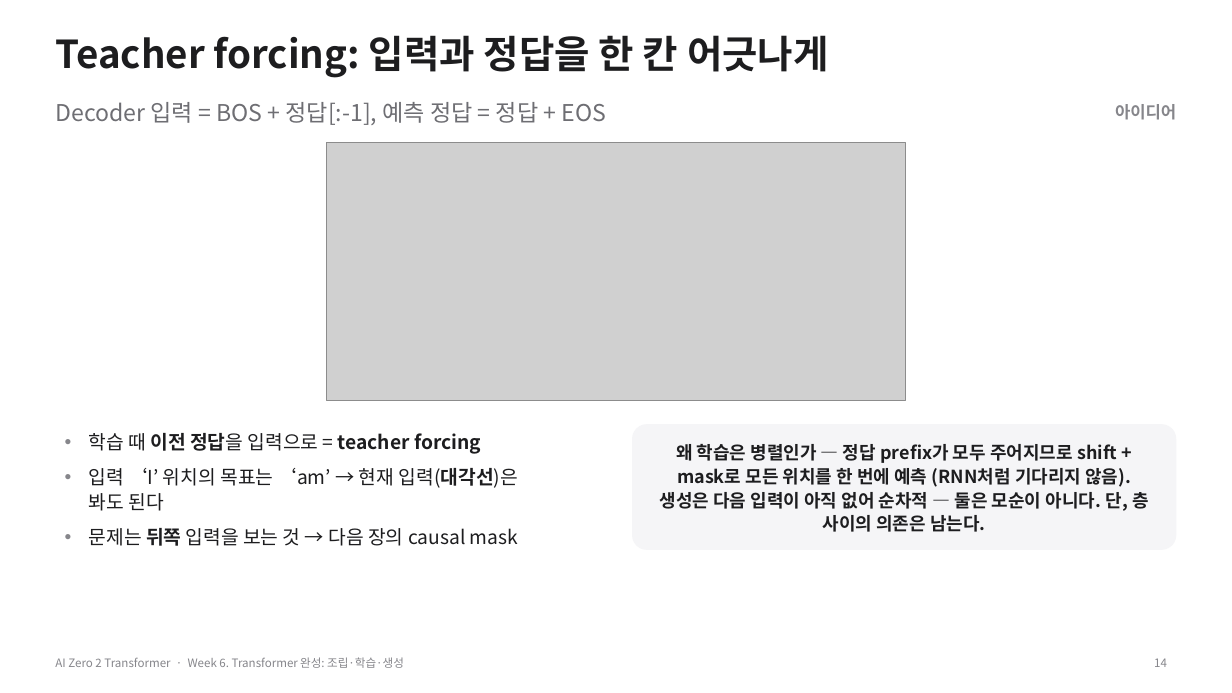
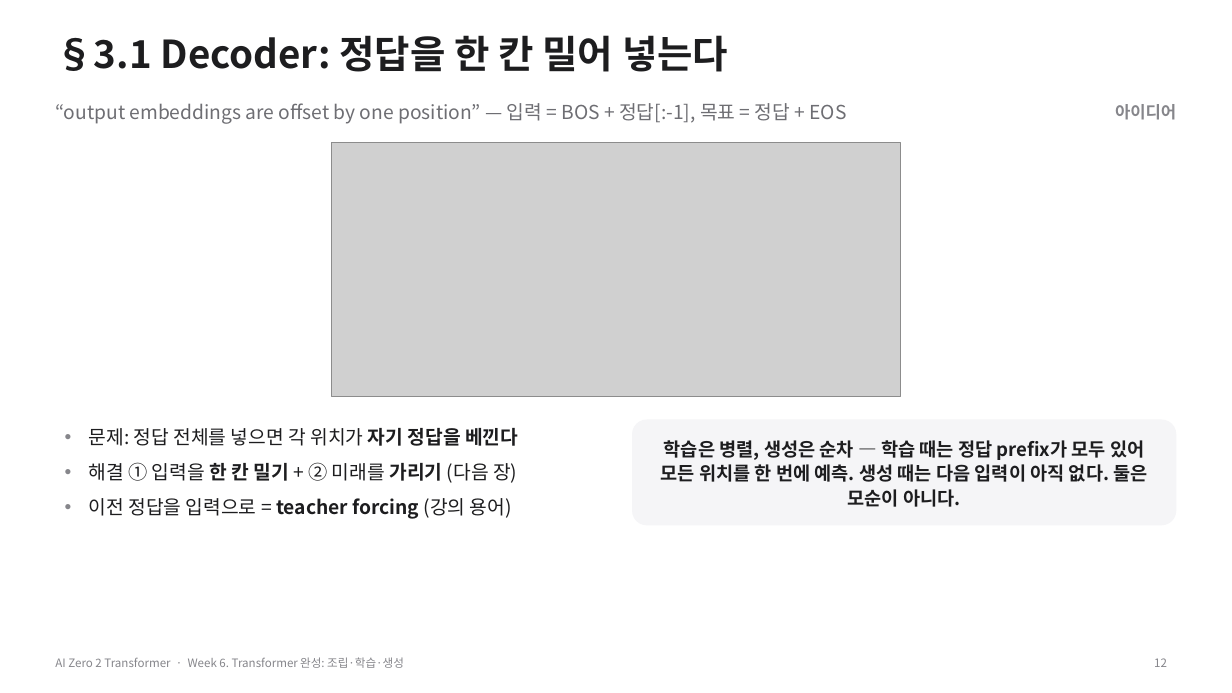
Before and after one commit to myunhh/AI-Zero-2-Transformers, a slide deck: slide 12 of lectures/week06_transformer_complete.pptx (slide 14 before the commit). Drawn at 1232x693 pixels with LibreOffice and Linux fonts; fonts in the diff are those of the drawing; grey boxes stand for pictures. Boxes give left, top, right and bottom in pixels: in the first picture for what was removed or moved away, otherwise in the second. Text is boxed around its words. In the diff, an @@ line names an element or a change of style, - is before the commit and + after.

```diff
--- a/lectures/week06_transformer_complete.pptx
+++ b/lectures/week06_transformer_complete.pptx
@@ title at (55, 35, 728, 72): text changed @@
-Teacher forcing: 입력과 정답을 한 칸 어긋나게
+§3.1 Decoder: 정답을 한 칸 밀어 넣는다
@@ text at (55, 103, 846, 124): text changed; size 18 to 15 pt @@
-Decoder 입력 = BOS + 정답[:-1], 예측 정답 = 정답 + EOS
+“output embeddings are offset by one position” — 입력 = BOS + 정답[:-1], 목표 = 정답 + EOS
@@ picture: place and size @@
-picture at (326, 142, 905, 401)
+picture at (332, 142, 900, 396)
@@ text at (89, 428, 518, 519): text changed @@
-• 학습 때 이전 정답을 입력으로 = teacher forcing
-• 입력 ‘I’ 위치의 목표는 ‘am’ → 현재 입력(대각선)은 봐도 된다
-• 문제는 뒤쪽 입력을 보는 것 → 다음 장의 causal mask
+• 문제: 정답 전체를 넣으면 각 위치가 자기 정답을 베낀다
+• 해결 ① 입력을 한 칸 밀기 + ② 미래를 가리기 (다음 장)
+• 이전 정답을 입력으로 = teacher forcing (강의 용어)
@@ rounded rectangle "학습은 병렬, 생성은 순차 — ...": place and size @@
-rounded rectangle "학습은 병렬, 생성은 순차 — ..." at (632, 424, 1177, 550)
+rounded rectangle "학습은 병렬, 생성은 순차 — ..." at (632, 420, 1177, 526)
@@ rounded rectangle "학습은 병렬, 생성은 순차 — ..." at (632, 420, 1177, 526): proportions changed @@
@@ text in rounded rectangle at (661, 440, 1148, 507): text changed; size 14 to 14.5 pt @@
-왜 학습은 병렬인가 — 정답 prefix가 모두 주어지므로 shift + mask로 모든 위치를 한 번에 예측 (RNN처럼 기다리지 않음). 생성은 다음 입력이 아직 없어 순차적 — 둘은 모순이 아니다. 단, 층 사이의 의존은 남는다.
+학습은 병렬, 생성은 순차 — 학습 때는 정답 prefix가 모두 있어 모든 위치를 한 번에 예측. 생성 때는 다음 입력이 아직 없다. 둘은 모순이 아니다.
@@ page number at (1154, 658, 1167, 667): text changed @@
-14
+12
```
Also in this commit, not shown: 27 other slides changed, 24 slides added, 18 slides removed, 11 other files.
